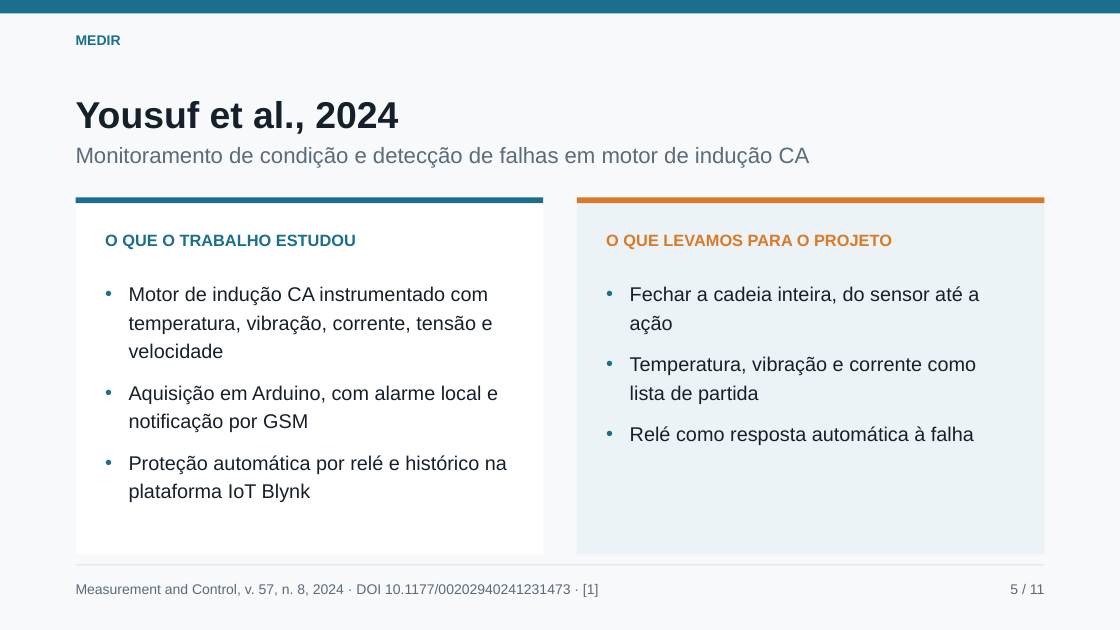
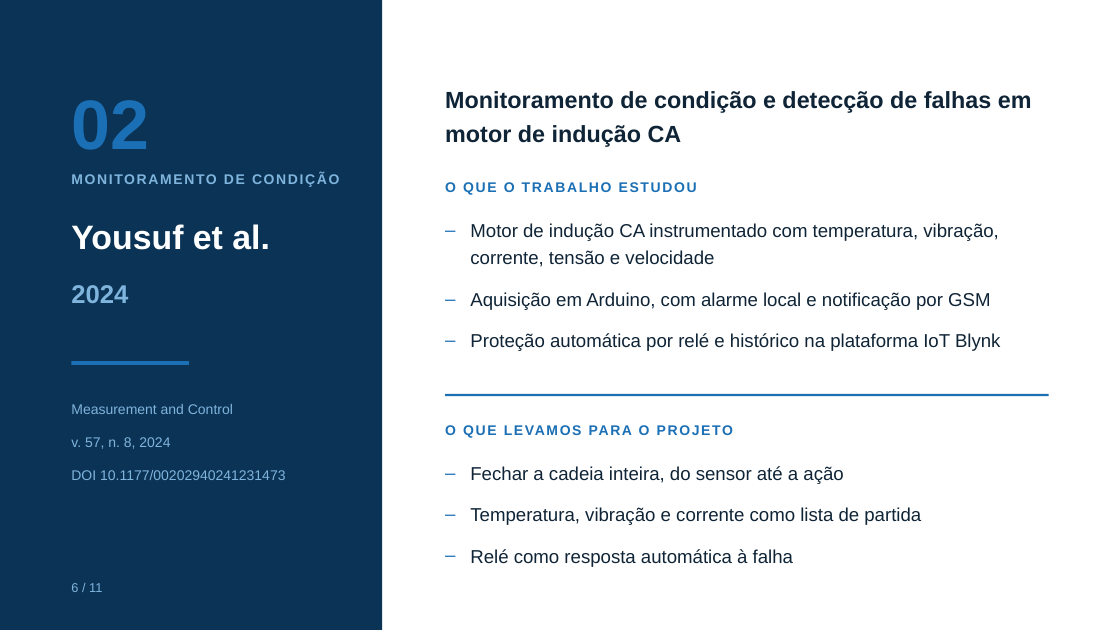
Before and after one commit to whirtex/embedded-system, a slide deck: slide 6 of predictive-maintenance/seminario-1-trabalhos-relacionados.pptx (slide 5 before the commit). Drawn at 1120x630 pixels with LibreOffice and Linux fonts; fonts in the diff are those of the drawing. Boxes give left, top, right and bottom in pixels: in the first picture for what was removed or moved away, otherwise in the second. Text is boxed around its words. In the diff, an @@ line names an element or a change of style, - is before the commit and + after.

```diff
--- a/predictive-maintenance/seminario-1-trabalhos-relacionados.pptx
+++ b/predictive-maintenance/seminario-1-trabalhos-relacionados.pptx
@@ rectangle removed at [0, 0, 1120, 630] @@
@@ rectangle removed at [0, 0, 1120, 13] @@
@@ rectangle added at [0, 0, 382, 630], fill #0B3355 @@
@@ text removed at [76, 35, 121, 45] @@
-MEDIR
@@ text "Monitoramento de condição e detecção ...": place and size @@
-text "Monitoramento de condição e detecção ..." at [76, 147, 810, 168]
+text "Monitoramento de condição e detecção ..." at [445, 91, 1032, 147]
@@ text "Monitoramento de condição e detecção ..." at [445, 91, 1032, 147]: size 19 to 20 pt, text colour #5A6B7A to #0F2436, bold on @@
@@ text added at [71, 100, 149, 150], 60 pt, text #1B6FB5, bold @@
+02
@@ text added at [445, 91, 756, 113], 12 pt, text #7FB4DD, bold @@
+MONITORAMENTO DE CONDIÇÃO
@@ text "O QUE O TRABALHO ESTUDOU": place and size @@
-text "O QUE O TRABALHO ESTUDOU" at [105, 234, 356, 249]
+text "O QUE O TRABALHO ESTUDOU" at [445, 182, 697, 195]
@@ text "O QUE O TRABALHO ESTUDOU" at [445, 182, 697, 195]: size 14 to 12 pt, text colour #1B6E8C to #1B6FB5, letter spacing 0 to 1.4 pt @@
@@ rectangle removed at [76, 197, 544, 555] @@
@@ rectangle removed at [76, 197, 544, 203] @@
@@ rectangle removed at [577, 197, 1045, 555] @@
@@ rectangle removed at [577, 197, 1045, 203] @@
@@ text at [71, 224, 270, 250]: text changed; size 32 to 29 pt; text colour #16202A to #FFFFFF @@
-Yousuf et al., 2024
+Yousuf et al.
@@ text "Motor de indução CA instrumentado ..." at [470, 223, 1000, 351]: size 17 to 16 pt, text colour #16202A to #0F2436; bullet • to –; line spacing 1.2 to 1.22; bullet colour #1B6E8C to #1B6FB5; more space between paragraphs @@
@@ text "Motor de indução CA instrumentado ...": place and size @@
-text "Motor de indução CA instrumentado ..." at [129, 286, 507, 502]
+text "Motor de indução CA instrumentado ..." at [470, 223, 1000, 351]
@@ text added at [71, 285, 128, 303], 22 pt, text #7FB4DD, bold @@
+2024
@@ rectangle added at [71, 361, 189, 365], fill #1B6FB5 @@
@@ text at [71, 404, 285, 480]: text changed; text colour #5A6B7A to #7FB4DD @@
-Measurement and Control, v. 57, n. 8, 2024 · DOI 10.1177/00202940241231473 · [1]
+Measurement and Control
+v. 57, n. 8, 2024
+DOI 10.1177/00202940241231473
@@ text "O QUE LEVAMOS PARA O ...": place and size @@
-text "O QUE LEVAMOS PARA O ..." at [606, 234, 892, 249]
+text "O QUE LEVAMOS PARA O ..." at [445, 425, 571, 435]
@@ text "O QUE LEVAMOS PARA O ..." at [445, 425, 571, 435]: size 14 to 12 pt, text colour #D97A28 to #1B6FB5, letter spacing 0 to 1.4 pt @@
@@ rectangle added at [445, 394, 1049, 397], fill #1B6FB5 @@
@@ text "Fechar a cadeia inteira, do ...": place and size @@
-text "Fechar a cadeia inteira, do ..." at [630, 286, 979, 445]
+text "Fechar a cadeia inteira, do ..." at [470, 466, 921, 567]
@@ text "Fechar a cadeia inteira, do ..." at [470, 466, 921, 567]: size 17 to 16 pt, text colour #16202A to #0F2436; bullet • to –; line spacing 1.2 to 1.22; bullet colour #1B6E8C to #1B6FB5; more space between paragraphs @@
@@ rectangle removed at [76, 565, 1044, 565] @@
@@ text added at [71, 583, 102, 592], 11 pt, text #7FB4DD @@
+6 / 11
@@ text removed at [1010, 584, 1045, 594] @@
-5 / 11
```
Also in this commit, not shown: 7 other slides changed, 3 slides added, 3 slides removed, 1 other file.
